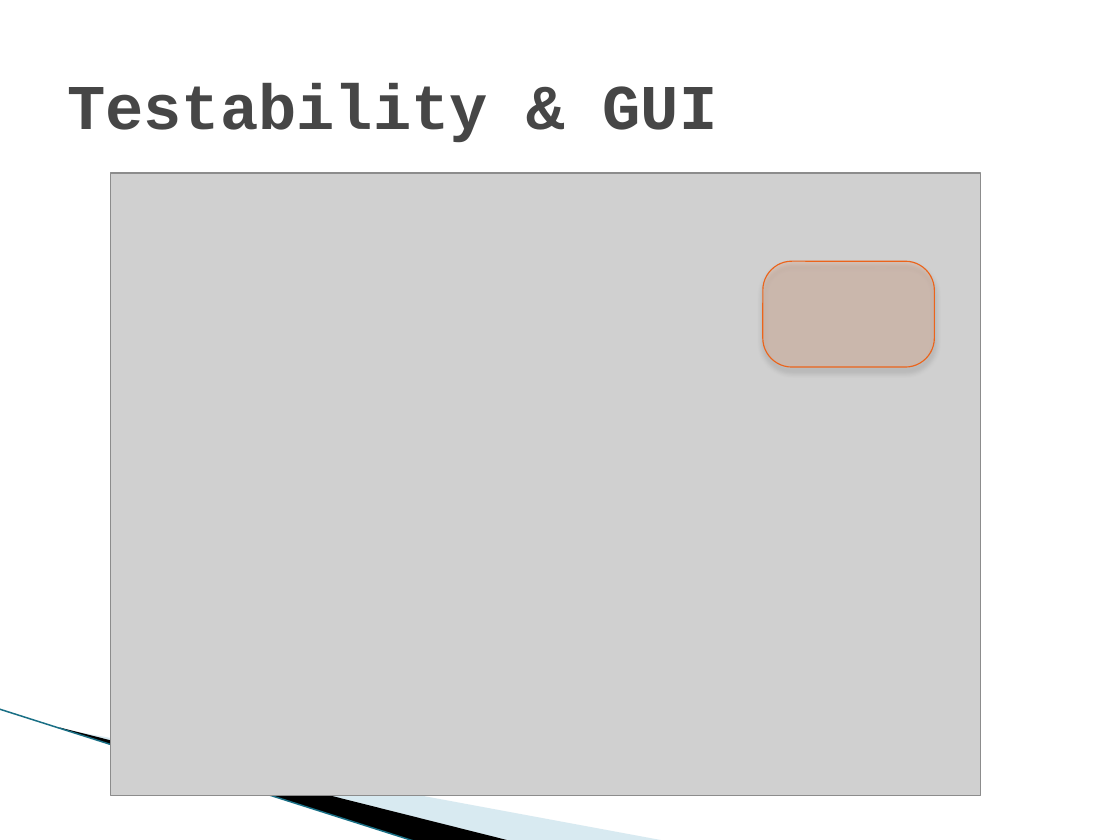
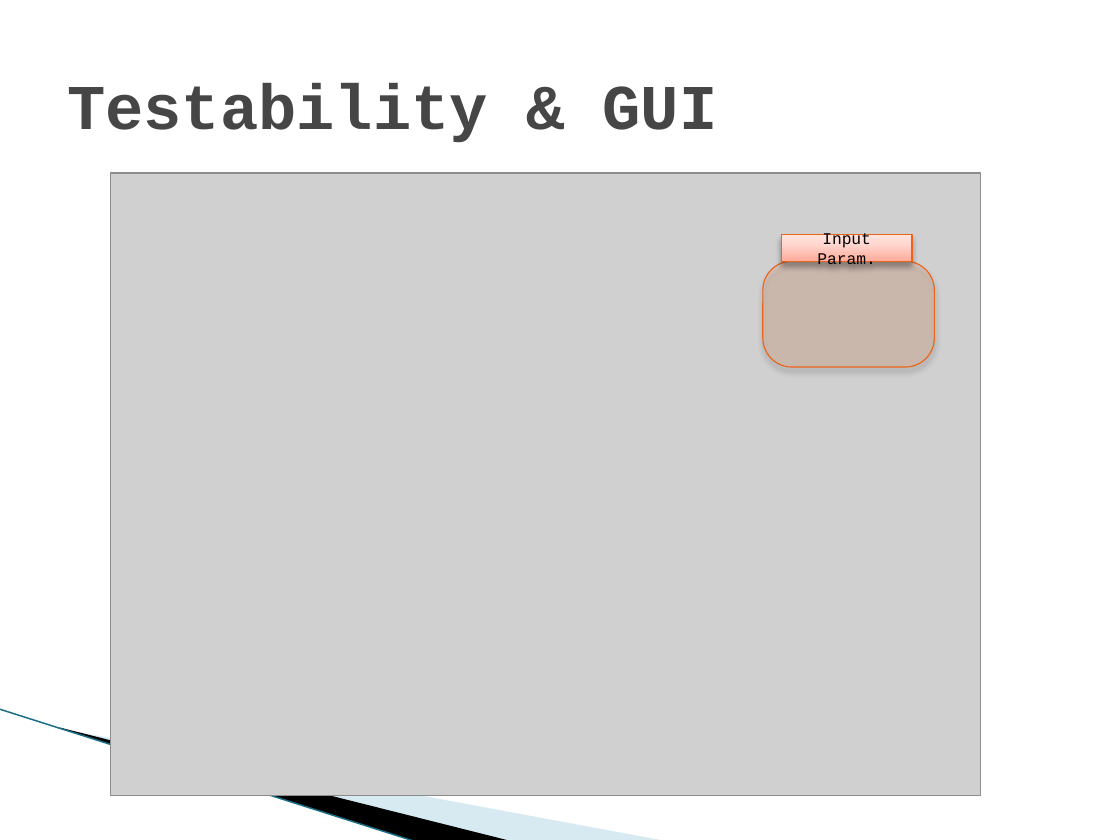
Before and after one commit to shizzz88/image-rotation-technion-ee, a slide deck: slide 17 of Presentation/Mid_Presentation.pptx (slide 12 before the commit). Drawn at 1120x840 pixels with LibreOffice and Linux fonts; fonts in the diff are those of the drawing; grey boxes stand for pictures; background and template pictures are left out. Boxes give left, top, right and bottom in pixels: in the first picture for what was removed or moved away, otherwise in the second. Text is boxed around its words. In the diff, an @@ line names an element or a change of style, - is before the commit and + after.

```diff
--- a/Presentation/Mid_Presentation.pptx
+++ b/Presentation/Mid_Presentation.pptx
@@ rectangle added at (781,235,912,262), fill gradient #FFAC9C to #FFD8D2 to #FFE4DF, outline #EB641B 0.75 pt, 10.5 pt, text #000000 @@
+Input Param.
```
Also in this commit, not shown: 8 other slides changed, 6 slides added.
